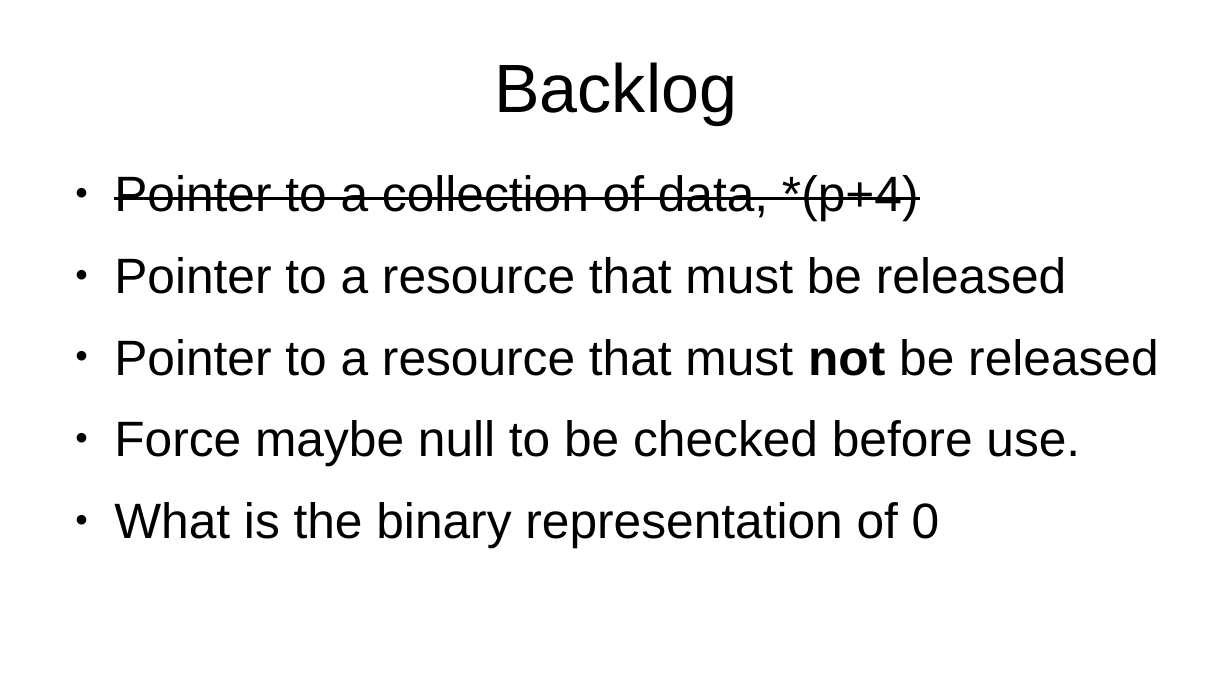
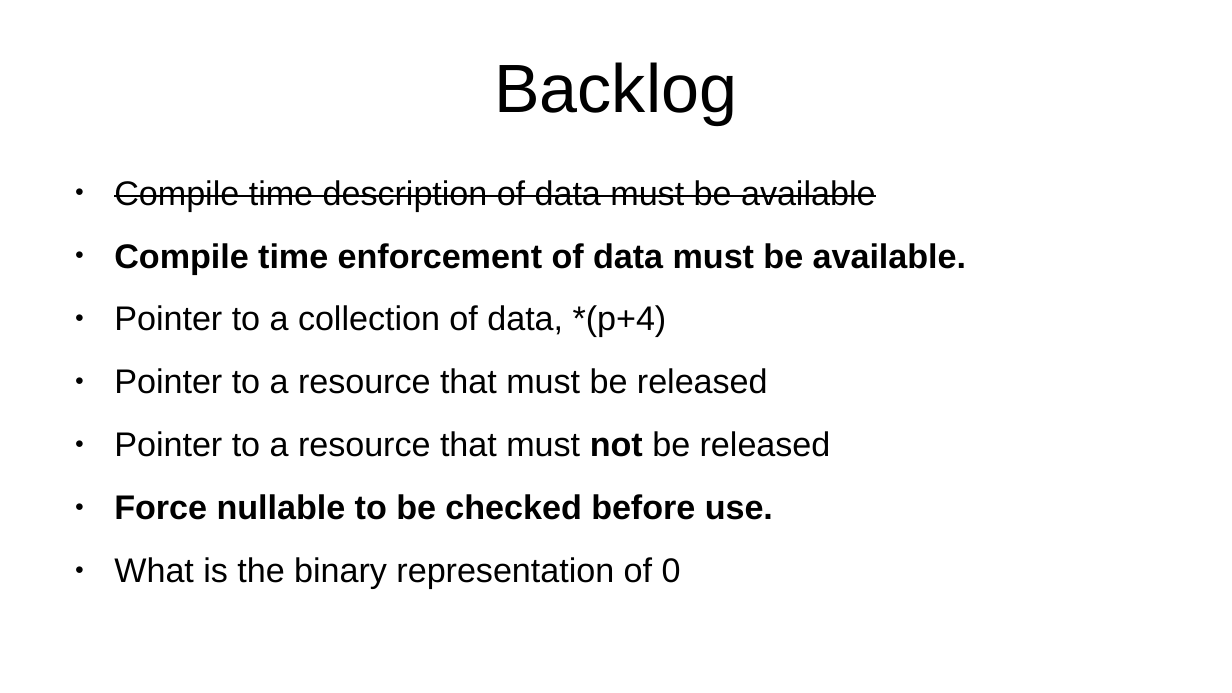
Before and after one commit to marcpawl/nullptr, a slide deck: slide 27 of slideshow.odp (slide 28 before the commit). Drawn at 1232x693 pixels with LibreOffice and Linux fonts; fonts in the diff are those of the drawing. Boxes give left, top, right and bottom in pixels: in the first picture for what was removed or moved away, otherwise in the second. Text is boxed around its words. In the diff, an @@ line names an element or a change of style, - is before the commit and + after.

```diff
--- a/slideshow.odp
+++ b/slideshow.odp
@@ text at <box>114,180,966,274</box>: paragraphs added @@
+● Compile time description of data must be available
+● Compile time enforcement of data must be available.
@@ text at <box>114,305,831,589</box>: size 32 to 22 pt in "Pointer to a collection of data, *(p+4)", "Pointer to a resource that must be ...", "Pointer to a resource that must not ...", "What is the binary representation of 0"; strikethrough off in "Pointer to a collection of data, *(p+4)" @@
@@ text at <box>114,494,773,520</box>: text changed; size 32 to 22 pt; bold on @@
-● Force maybe null to be checked before use.
+● Force nullable to be checked before use.
```
Also in this commit, not shown: 19 other slides changed, 7 slides added, 1 other file.
